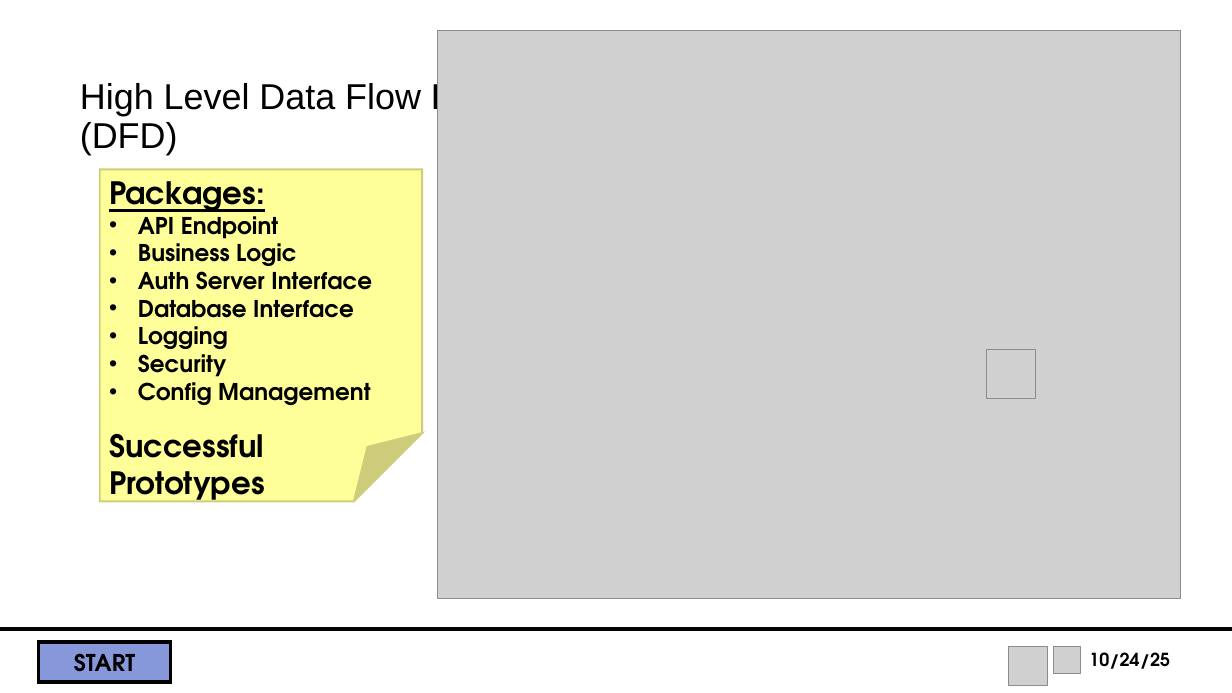
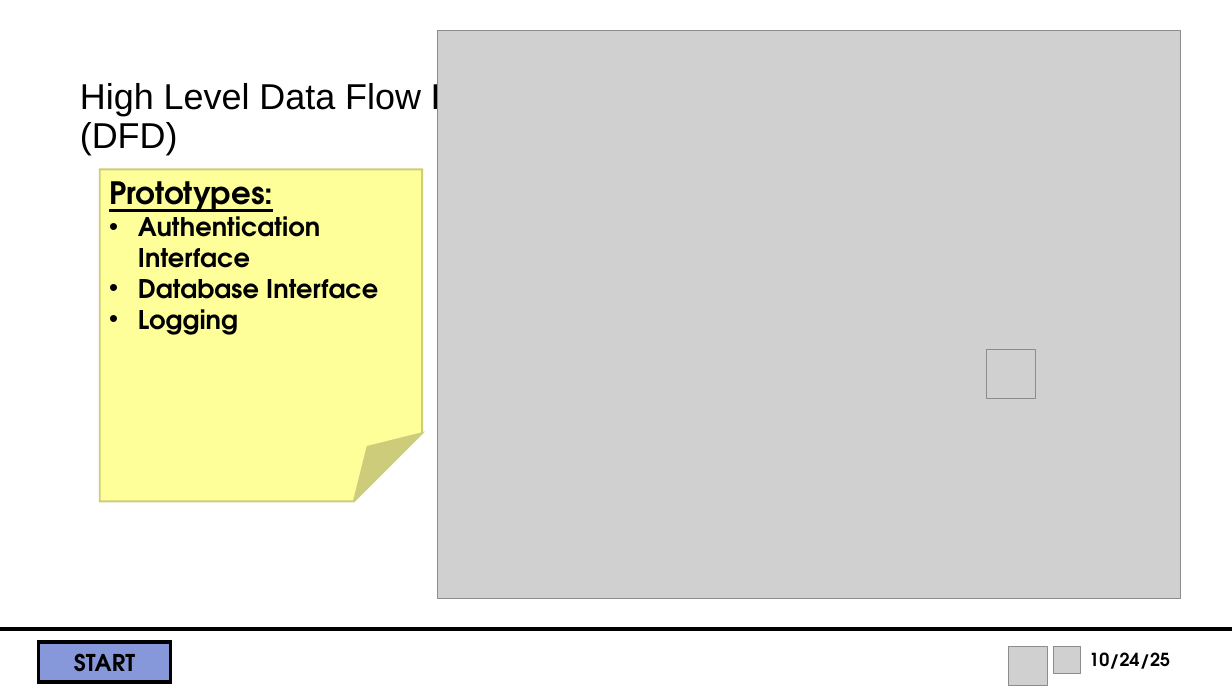
Before and after one commit to tbjurlin/BuzzworthyResourceLocator, a slide deck: slide 10 of documents/DesignPresentation.pptx (slide 8 before the commit). Drawn at 1232x693 pixels with LibreOffice and Linux fonts; fonts in the diff are those of the drawing; grey boxes stand for pictures; background and template pictures are left out. Boxes give left, top, right and bottom in pixels: in the first picture for what was removed or moved away, otherwise in the second. Text is boxed around its words. In the diff, an @@ line names an element or a change of style, - is before the commit and + after.

```diff
--- a/documents/DesignPresentation.pptx
+++ b/documents/DesignPresentation.pptx
@@ text in folded corner at <box>109,181,320,268</box>: text changed; size 18 to 20 pt @@
-Packages:
-• API Endpoint
-• Business Logic
-• Auth Server Interface
+Prototypes:
+• Authentication Interface
@@ text in folded corner at <box>138,279,378,335</box>: size 18 to 20 pt in "Database Interface", "Logging" @@
@@ text in folded corner at <box>109,348,370,508</box>: paragraphs removed @@
-• Security
-• Config Management
-Successful Prototypes
```
Also in this commit, not shown: 1 other slide changed, 2 slides added, 1 other file.
